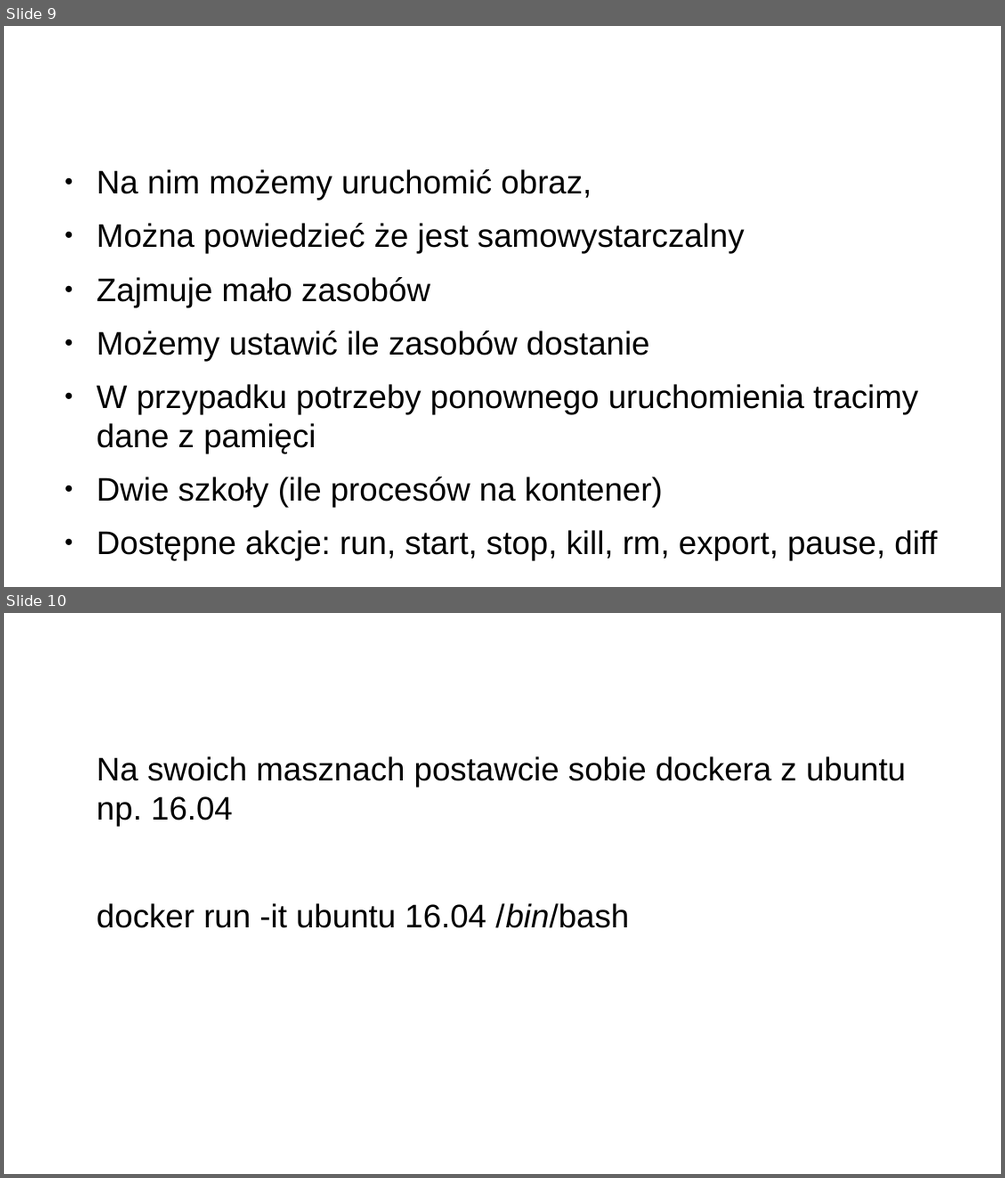
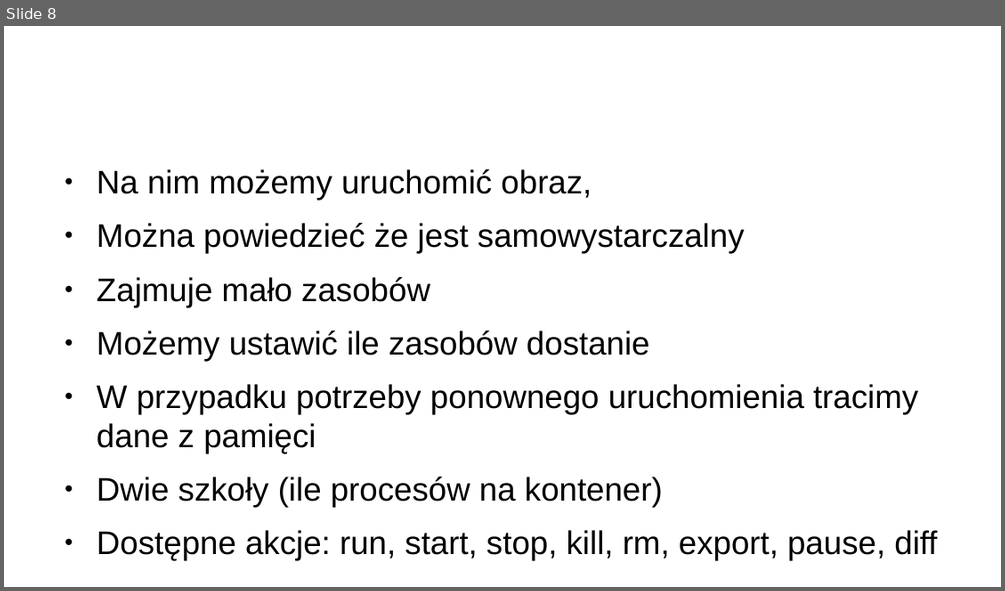
Before and after one commit to oskardz/cwiczenia-docker, a slide deck: docker.odp. Shown one above the other, each under a label of ours: slides 9 and 10 before the commit, slide 8 after it. The pictures are 1005x1178 and 1005x591 pixels, drawn with LibreOffice and Linux fonts; fonts in the diff are those of the drawing; background and template pictures are left out. Boxes give left, top, right and bottom in pixels: in the first picture for what was removed or moved away, otherwise in the second. Text is boxed around its words. In the diff, an @@ line names an element or a change of style, - is before the commit and + after.

```diff
--- a/docker.odp
+++ b/docker.odp
@@ slide 10 removed at box(4, 613, 1001, 1174), background #FFFFFF @@
@@ title removed at box(54, 634, 748, 727) @@
-Szybkie ćwiczenie
@@ text removed at box(97, 756, 906, 928) @@
-Na swoich masznach postawcie sobie dockera z ubuntu np. 16.04
-docker run -it ubuntu 16.04 /bin/bash
@@ what was slide 9 is now slide 8 @@
```
Also in this commit, not shown: 4 slides changed, 4 slides added, 3 other slides removed, 2 other files.
